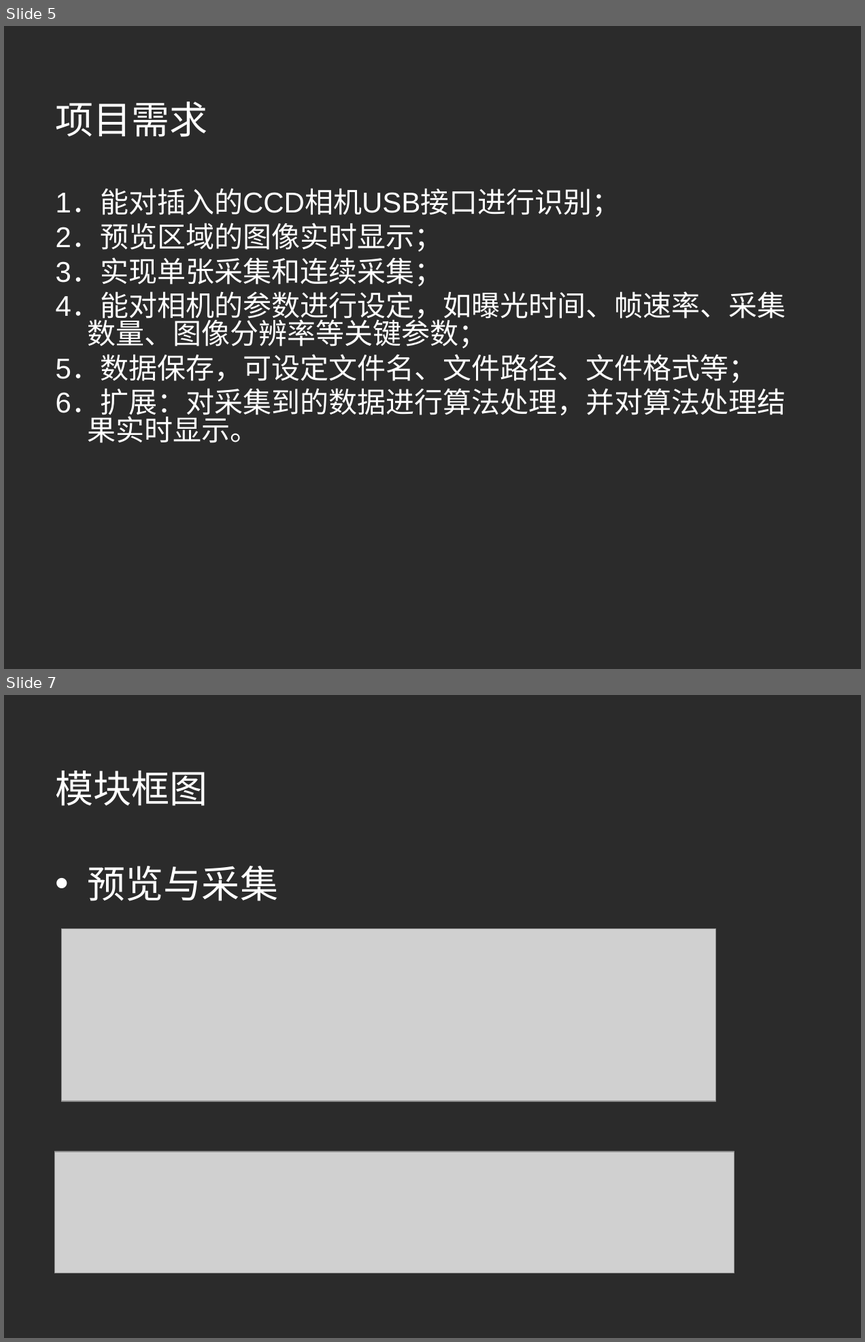
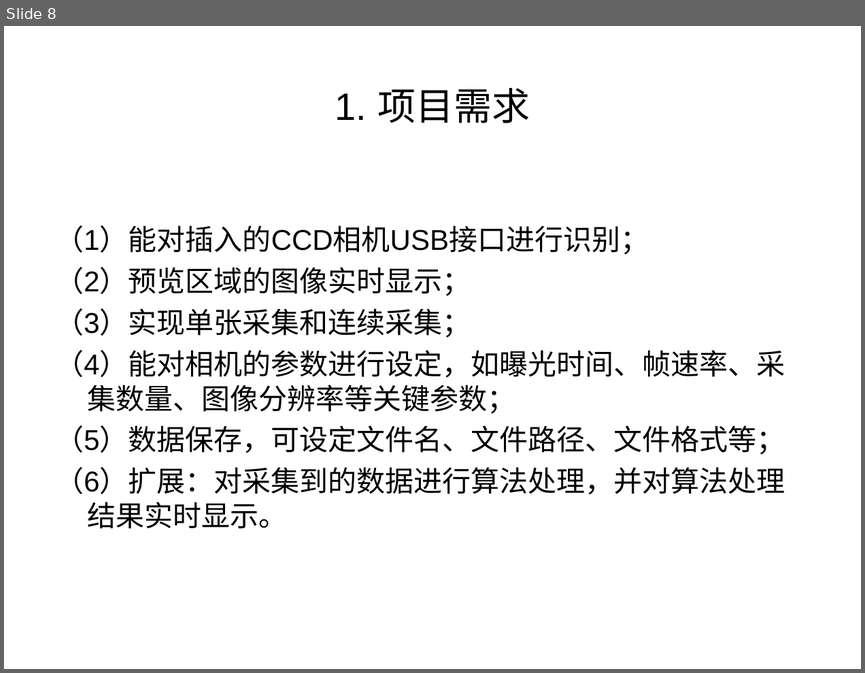
Before and after one commit to aihes/PylonCamera, a slide deck: paper/激光散斑系统CCD相机数据采集控制软件设计.ppt. Shown one above the other, each under a label of ours: slides 5 and 7 before the commit, slide 8 after it; the slides between them are not shown. The pictures are 865x1342 and 865x673 pixels, drawn with LibreOffice and Linux fonts; fonts in the diff are those of the drawing; grey boxes stand for pictures; background and template pictures are left out; a plain dark background stands for a picture behind light text. Boxes give left, top, right and bottom in pixels: in the first picture for what was removed or moved away, otherwise in the second. Text is boxed around its words. In the diff, an @@ line names an element or a change of style, - is before the commit and + after.

```diff
--- a/paper/激光散斑系统CCD相机数据采集控制软件设计.ppt
+++ b/paper/激光散斑系统CCD相机数据采集控制软件设计.ppt
@@ slide 7 removed at [4, 695, 861, 1338], background picture (left out) @@
@@ title removed at [56, 770, 208, 806] @@
-模块框图
@@ text removed at [88, 866, 278, 901] @@
-• 预览与采集
@@ picture removed at [61, 929, 716, 1101] @@
@@ picture removed at [54, 1152, 734, 1273] @@
@@ what was slide 5 is now slide 8 @@
@@ slide 8 changed as well @@
@@ background picture (left out) to #FFFFFF @@
@@ title at [335, 88, 530, 123]: text changed; font Montserrat to Arial; text colour #FFFFFF to #000000 @@
-项目需求
+1. 项目需求
@@ text at [55, 225, 785, 529]: text changed; text colour #FFFFFF to #000000 @@
-1．能对插入的CCD相机USB接口进行识别；
-2．预览区域的图像实时显示；
-3．实现单张采集和连续采集；
-4．能对相机的参数进行设定，如曝光时间、帧速率、采集数量、图像分辨率等关键参数；
-5．数据保存，可设定文件名、文件路径、文件格式等；
-6．扩展：对采集到的数据进行算法处理，并对算法处理结果实时显示。
+（1）能对插入的CCD相机USB接口进行识别；
+（2）预览区域的图像实时显示；
+（3）实现单张采集和连续采集；
+（4）能对相机的参数进行设定，如曝光时间、帧速率、采集数量、图像分辨率等关键参数；
+（5）数据保存，可设定文件名、文件路径、文件格式等；
+（6）扩展：对采集到的数据进行算法处理，并对算法处理结果实时显示。
```
Also in this commit, not shown: 12 other slides changed, 10 slides added, 3 other slides removed, 7 other files.
